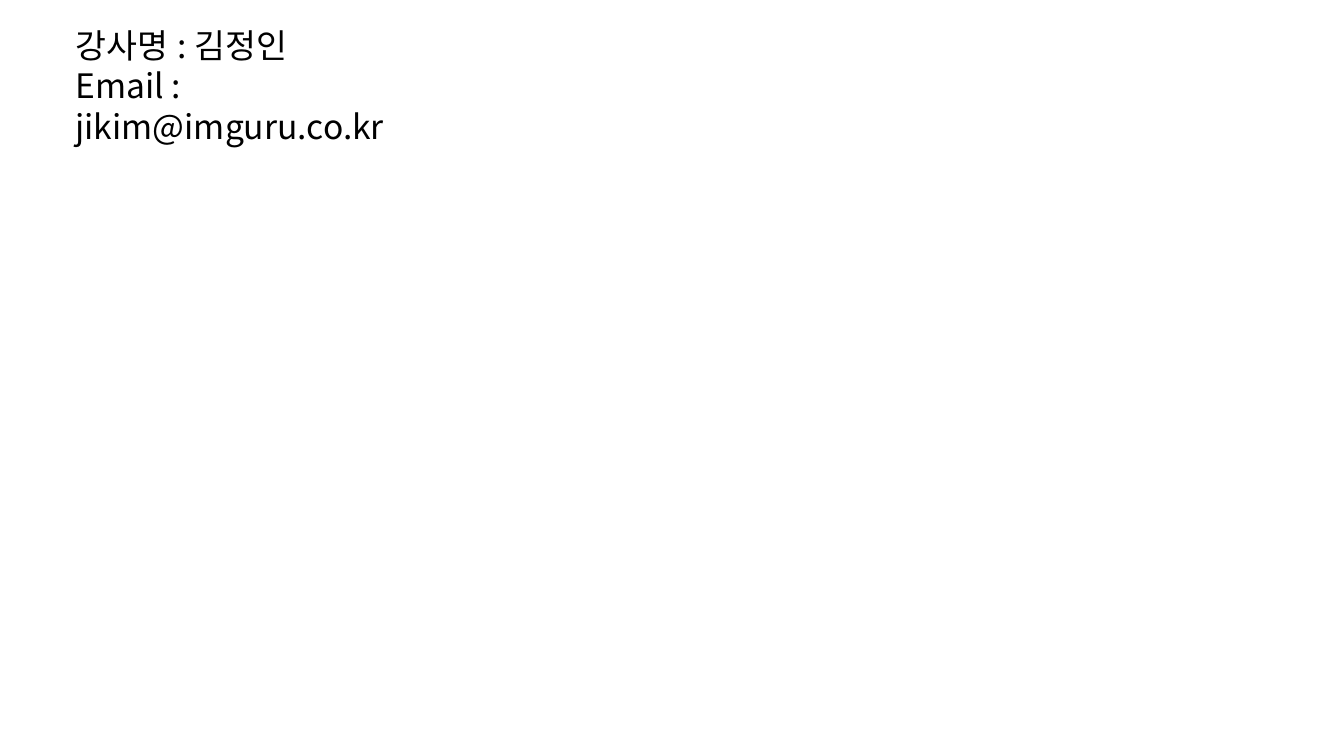
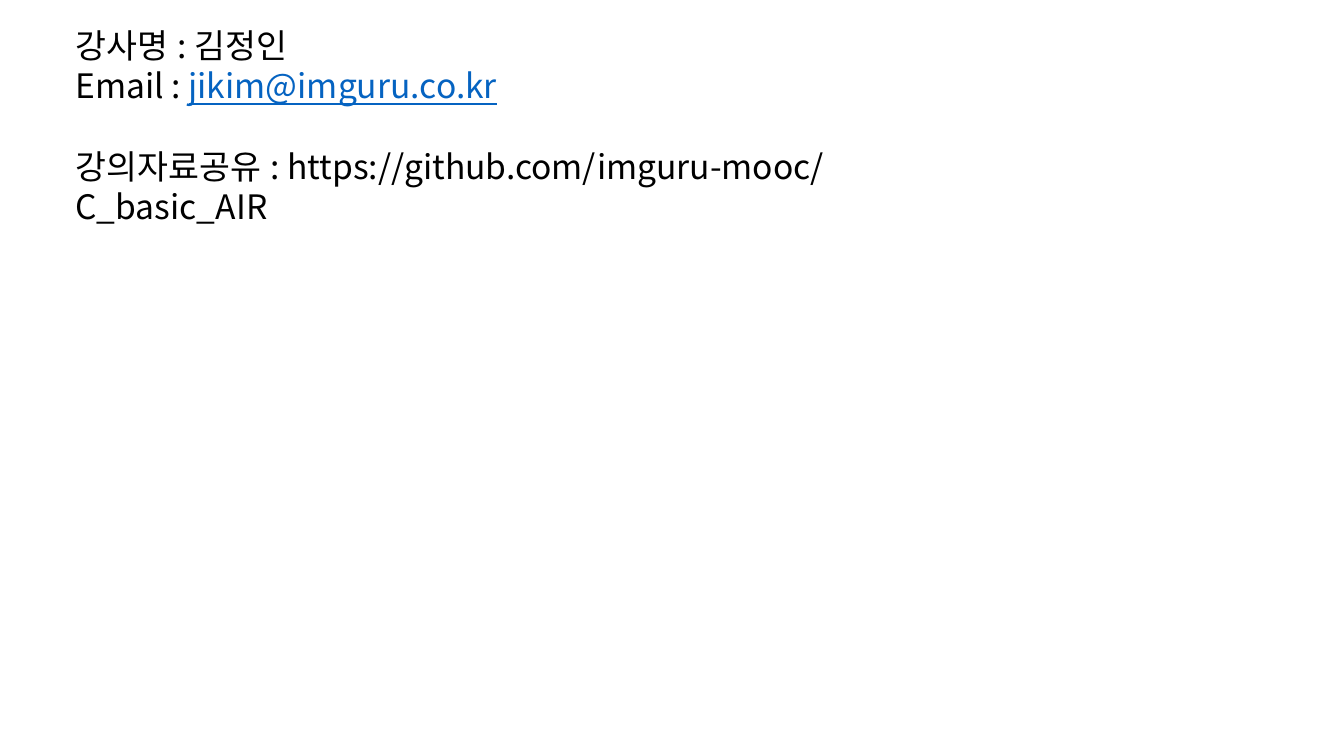
Before and after one commit to imguru-mooc/C_basic_AIR, a slide deck: slide 1 of C_판서.pptx. Drawn at 1344x756 pixels with LibreOffice and Linux fonts; fonts in the diff are those of the drawing. Boxes give left, top, right and bottom in pixels: in the first picture for what was removed or moved away, otherwise in the second. Text is boxed around its words. In the diff, an @@ line names an element or a change of style, - is before the commit and + after.

```diff
--- a/C_판서.pptx
+++ b/C_판서.pptx
@@ text at (76,71,497,107): text colour #000000 to #0563C1, underline on in "jikim@imguru.co.kr" @@
@@ text at (76,151,824,224): paragraph added @@
+강의자료공유 : https://github.com/imguru-mooc/C_basic_AIR
```
Also in this commit, not shown: 7 slides added, 1 other file.
